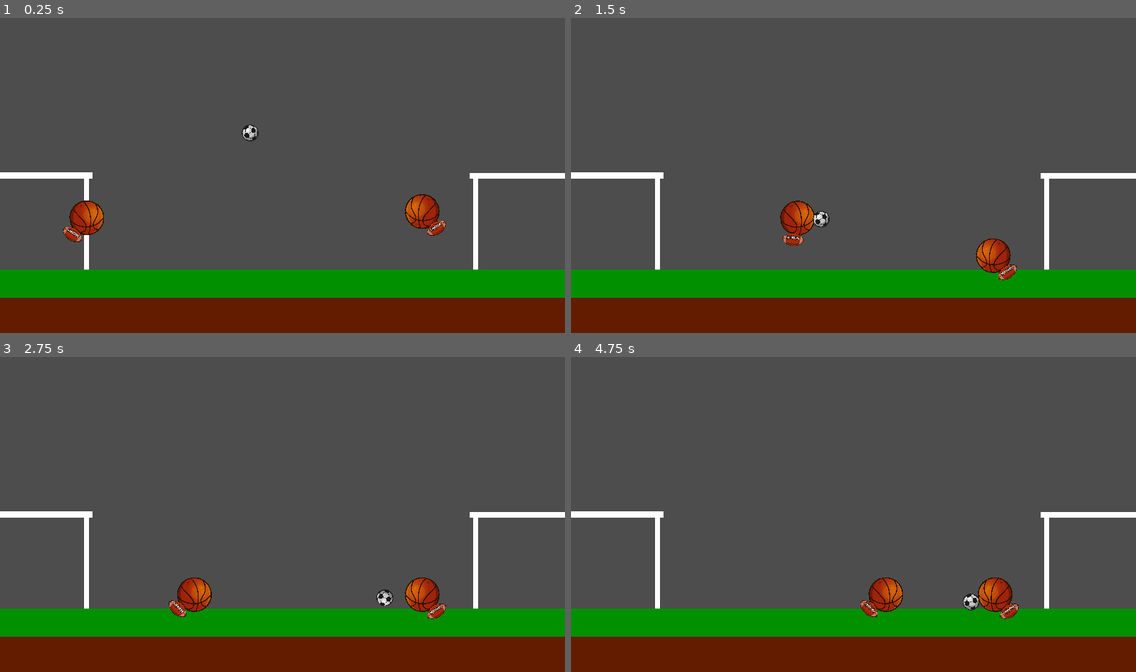
Above: before the commit, frames 1-4 (two rows, left to right).
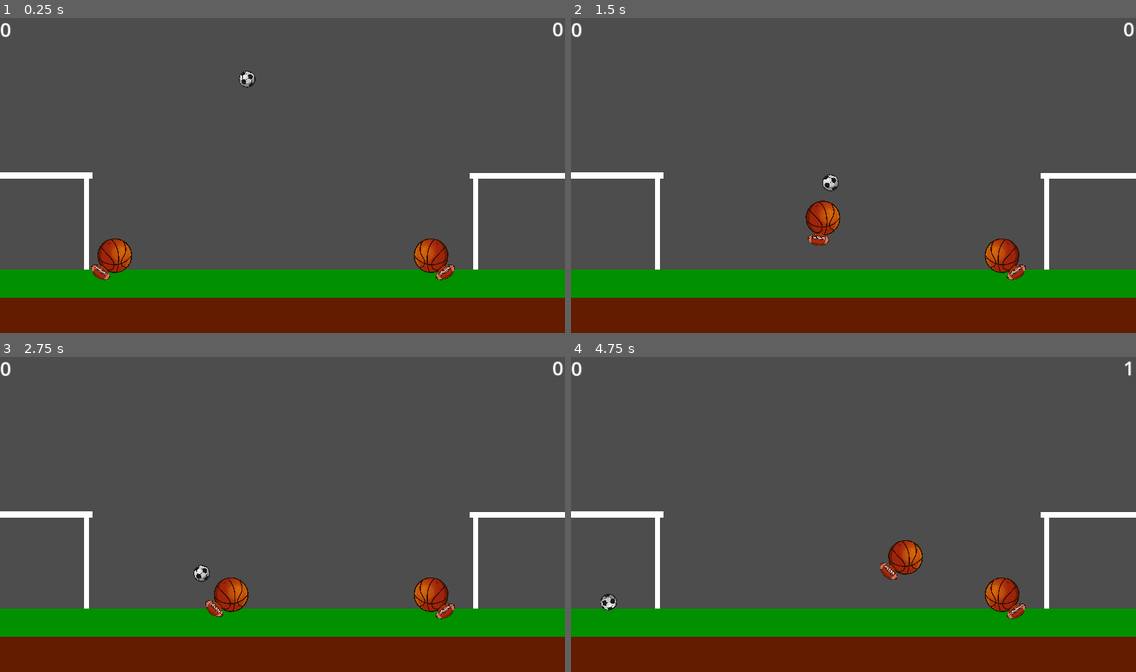
Above: after the commit, the same moments.

Repository: kwjay/BroHeadFootball
Game: Godot game, scene res://main.tscn
Same seed, same stepped clock (60 frames per second), same inputs: the game is played once before the commit and once after it.
Inputs:
- Up to frame 1 (0.25 s): no input
- Up to frame 2 (1.5 s): hold D (right) from 0.53 s (still down); tap Space (kick) at 0.6, 1.35 s; tap W (jump) at 0.77 s
- Up to frame 3 (2.75 s): tap W (jump) at 1.52 s; release D (right) at 2.03 s; hold A (left) from 2.03 s (still down); tap Space (kick) at 2.1 s
- Up to frame 4 (4.75 s): release A (left) at 2.78 s; hold D (right) 2.78-4.28 s; tap Space (kick) at 2.85, 3.6, 4.35 s; tap W (jump) at 3.02, 3.77, 4.52 s; hold A (left) from 4.28 s (still down)

The runs differ from the first frame. In frame 1, 2.9% of the frame differs, in the area x 0-100%, y 1-84%; in frame 2, 2.1%; in frame 3, 2.3%; in frame 4, 2.2%.

Commit message:
Add Goal Score UI

Diff:
--- a/main.gd
+++ b/main.gd
@@ -3,7 +3,7 @@
 
 # Called when the node enters the scene tree for the first time.
 func _ready():
-	pass # Replace with function body.
+	$Stadium.goal_scored.connect(_on_stadium_goal_scored)
 
 
 # Called every frame. 'delta' is the elapsed time since the previous frame.
@@ -12,4 +12,8 @@
 
 
 func _on_stadium_goal_scored(team):
-	print_debug(team + " scored a goal")
+	match team:
+		"1":
+			$UI/Score1.text = str(int($UI/Score1.text) + 1)
+		"2":
+			$UI/Score2.text = str(int($UI/Score2.text) + 1)
--- a/main.tscn
+++ b/main.tscn
@@ -10,19 +10,34 @@
 
 [node name="Player1" parent="." instance=ExtResource("3_idkvo")]
 z_index = 1
-position = Vector2(177, 380)
-metadata/_edit_group_ = true
+position = Vector2(234, 482)
 
 [node name="Ball" parent="." instance=ExtResource("3_ix164")]
 z_index = 1
-position = Vector2(510, 211)
+position = Vector2(504, 101)
 
 [node name="Stadium" parent="." instance=ExtResource("3_twgj0")]
 position = Vector2(-2, -5)
 
 [node name="Player2" parent="." instance=ExtResource("3_idkvo")]
-position = Vector2(861, 367)
+position = Vector2(879, 475)
 scale = Vector2(-1, 1)
 WSAD = true
 
-[connection signal="goal_scored" from="Stadium" to="." method="_on_stadium_goal_scored"]
+[node name="UI" type="CanvasLayer" parent="."]
+
+[node name="Score1" type="Label" parent="UI"]
+offset_right = 100.0
+offset_bottom = 130.0
+theme_override_font_sizes/font_size = 40
+text = "0"
+
+[node name="Score2" type="Label" parent="UI"]
+offset_left = 1109.0
+offset_top = -1.0
+offset_right = 1149.0
+offset_bottom = 22.0
+theme_override_font_sizes/font_size = 40
+text = "0
+"
+horizontal_alignment = 2
--- a/stadium.gd
+++ b/stadium.gd
@@ -7,6 +7,6 @@
 
 func _on_Goal_Scored(goalpost):
 	if goalpost == "LeftGoalpost":
+		emit_signal("goal_scored", "2")
+	elif goalpost == "RightGoalpost":
 		emit_signal("goal_scored", "1")
-	elif goalpost == "RightGoalpost":
-		emit_signal("goal_scored", "2")
